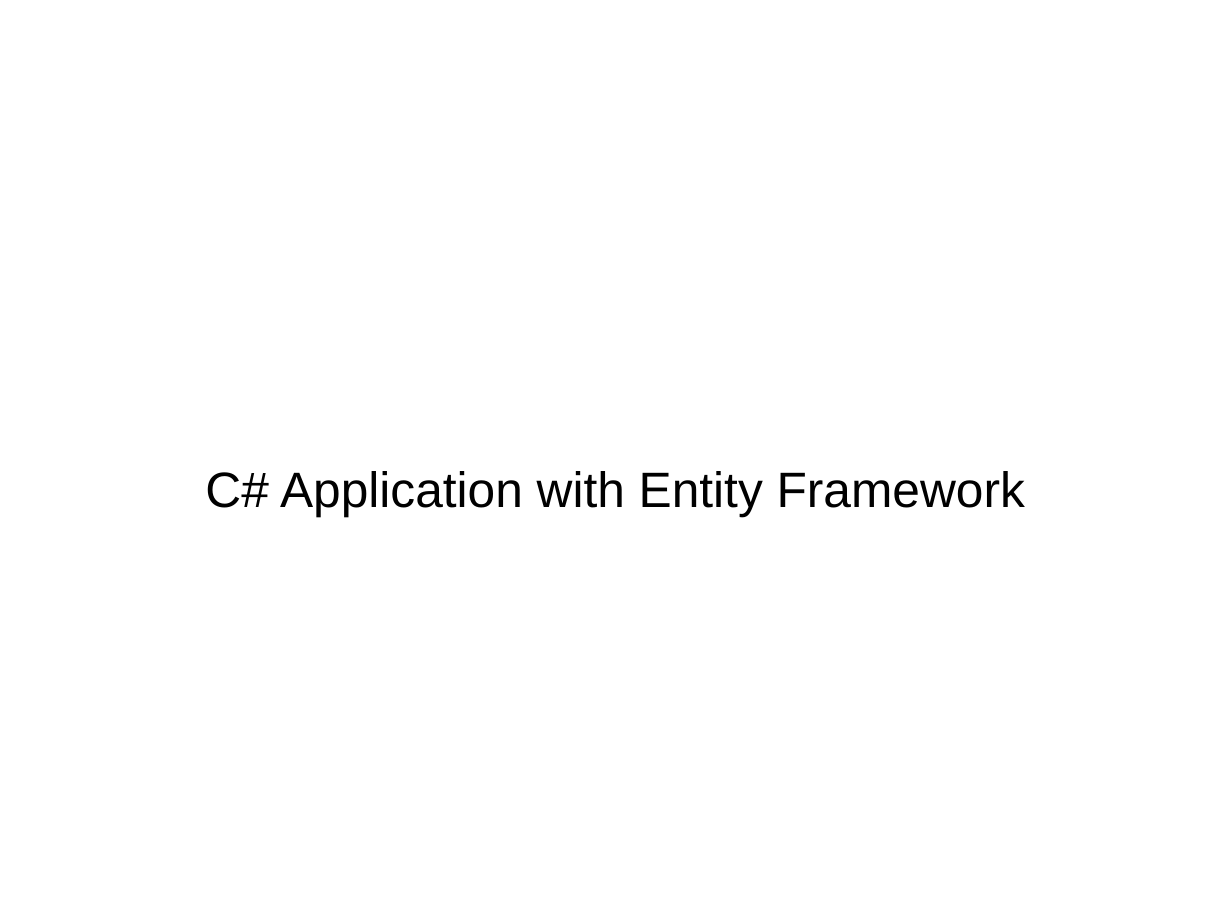
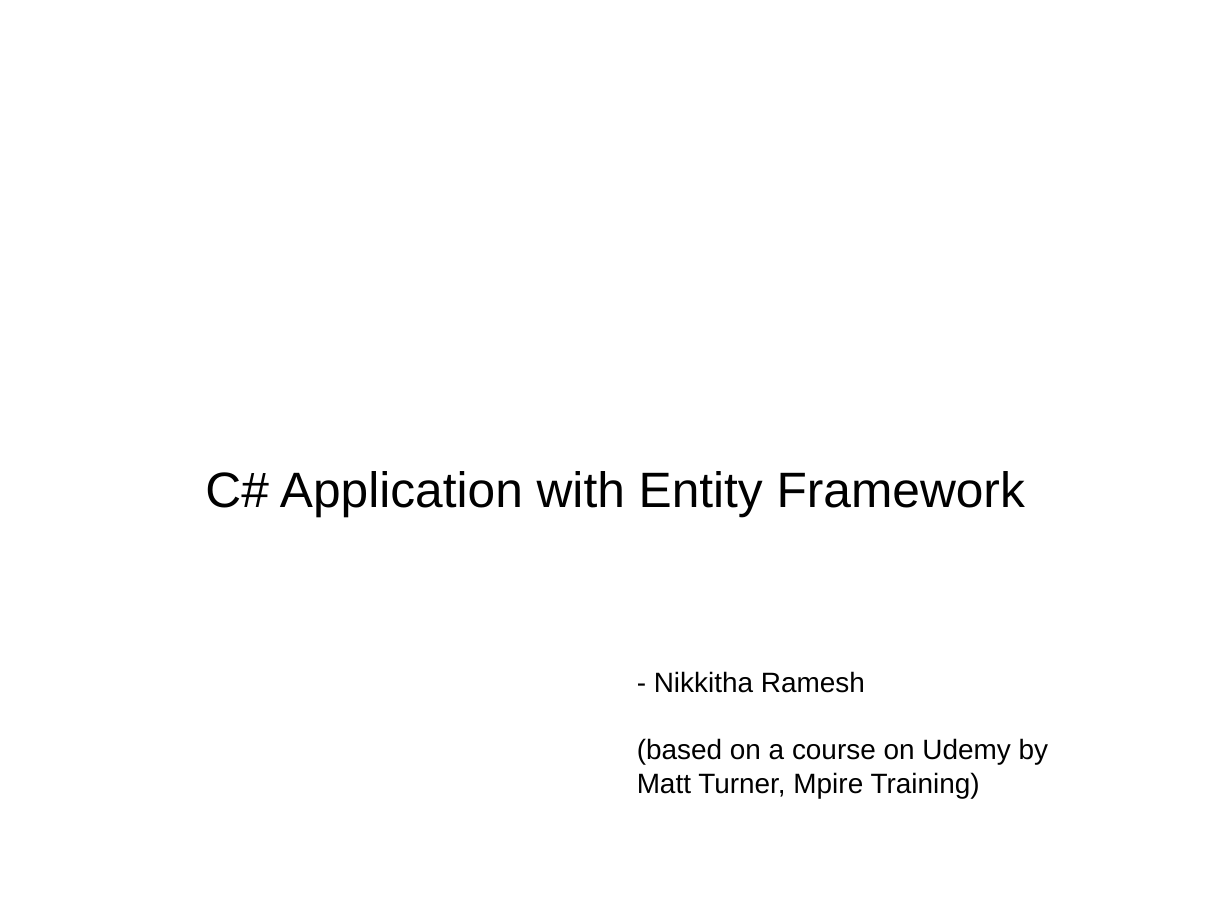
Before and after one commit to niks-in-the-hub/ORM-Entity-Framework-with-C-, a slide deck: slide 1 of csharp_application_with_entity_framework.pptx. Drawn at 1232x924 pixels with LibreOffice and Linux fonts; fonts in the diff are those of the drawing; background and template pictures are left out. Boxes give left, top, right and bottom in pixels: in the first picture for what was removed or moved away, otherwise in the second. Text is boxed around its words. In the diff, an @@ line names an element or a change of style, - is before the commit and + after.

```diff
--- a/csharp_application_with_entity_framework.pptx
+++ b/csharp_application_with_entity_framework.pptx
@@ text added at (637, 671, 1049, 798), 18 pt, text #000000 @@
+- Nikkitha Ramesh
+(based on a course on Udemy by Matt Turner, Mpire Training)
```
Also in this commit, not shown: 6 other slides changed, 4 slides added.
